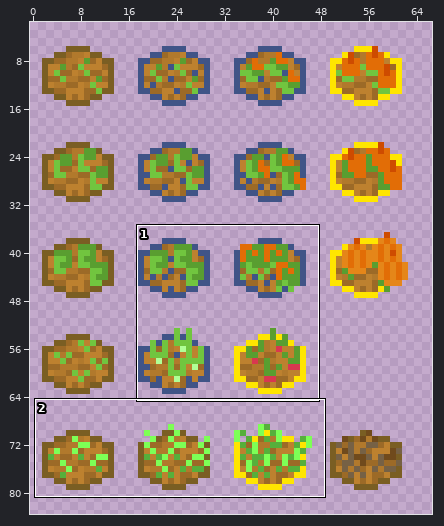
Edited in one commit: sprite sheet (Assets/Graphics/Sprites/Tiles/cropTiles2.png). The first picture is a wide view before the edit; the outline marks the close-up.
Close-up. Old version:
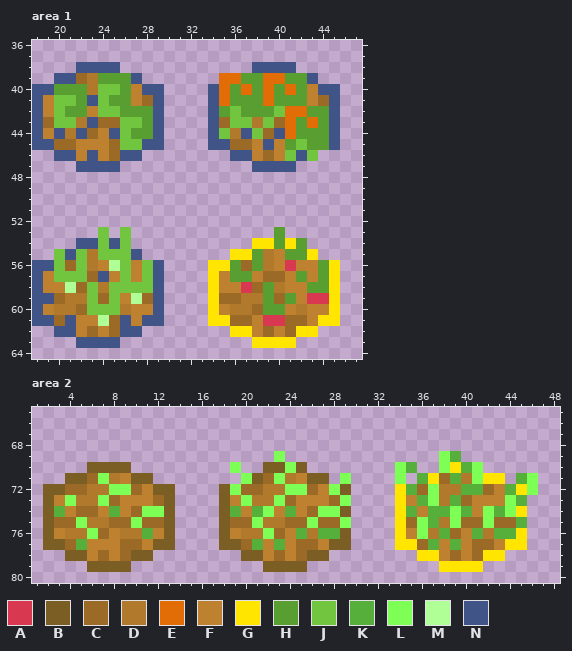
The file is 128x256 pixels. Colours within 5 levels of each other are drawn and written as one. Shown: area 1: x 18..47, y 36..64; area 2: x 1..48, y 65..80. The wide view leaves out empty margins. The commit also changed other parts of the picture, which this record leaves out.
Palette (. is transparent): A #d83850  B #7a5e23  C #9c6a27  D #b1792c  E #e26d06  F #bd812f  G #ffe500  H #599e30  J #71c53f  K #56af3b  L #7dff56  M #b0ff96  N #405487
Pixels before, area 1, first column x 18:
38 ....NNNN............NNNN....
39 ..NNCDHHHN.......EEHHEEHHN..
40 NNHHHDJJHFNN....NEHEHEHEHFNN
41 NFJJHNJHHFCN....NEHHHEHHHFCN
42 NFJHHFJJHHHN....NHJHHHJEEHHN
43 NCJJDNCCJJHN....NCJJDJCEHEHN
44 NFNDNCFNJHHN....NJDNJCNEHHHN
45 NNCCFFFCJJNN....NNCCFNFHJHHN
46 ..NNFNFCNN........NNFCFJNJ..
47 ....NNNN............NNNN....
48 ............................
49 ............................
50 ............................
51 ............................
52 ............................
53 ......J.J.............H.....
54 ....NNJNJ...........GGHGH...
55 ..JNJDJJJN........GGHDFHHG..
56 NNJCJDFMJFJN....GGHCHDFAFFHG
57 NFJJJCNFJFJN....GFHHFCCFHFHG
58 NFFMCJDJJJJN....GFFACHDFFHHG
59 NNCDDJCJFMCN....GCCDDHCHFAAG
60 NFDDCJJJDFFN....GFDDCHHFDFFG
61 NNCNFFMCNFNN....GGCCFAACCFGG
62 ..NNFCFCNN........GGFCFCGG..
63 ....NNNN............GGGG....
Pixels before, area 2, first column x 2:
69 .....................L..............LK.......
70 ....BBBB.........L..BBLB........LK..LGKL.....
71 ..BBCLDFBB........LBCLDFBB.L....L.KGCKDLGG.KL
72 BBCCDDLLCFBB....BLCCDDLLCFLB....GKCLDDKKCFKGL
73 BFLDDLCFFFCB....BFLDDLCFFFCL....GFKLDKCFFFLK.
74 BKFCCFKFCLLB....BKFKLFKFCLLB....GKFKKLKFLKLG.
75 BCCLDDCCLCCB....BCCLDDCCLCCL....GCLKDLCCLCCK.
76 BFDDLCFDDKFB....BFDDLCFKDKKB....GFLDKCFKDKKG.
77 BBCKFFFCCFBB....BBCKFKFCCFBB....GGCKFKFCCFGG.
78 ..BBFCFCBB........BBFCFCBB........GGFCFCGG...
79 ....BBBB............BBBB............GGGG.....
And afterwards:
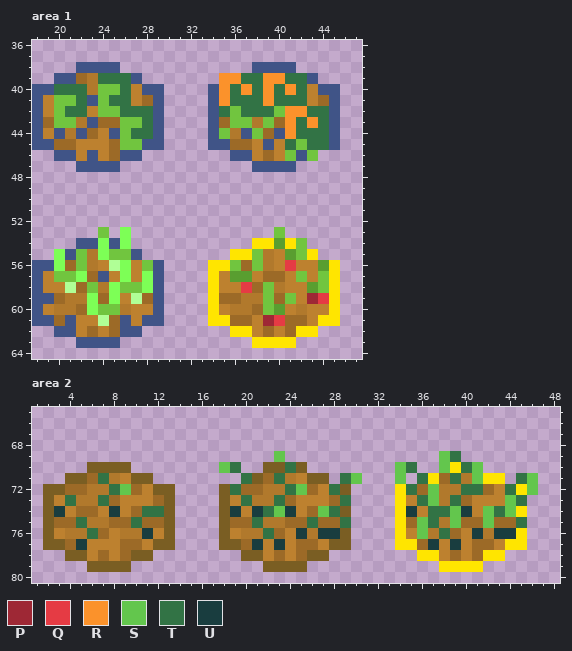
Colours new in this view: P #9e2835  Q #e53b44  R #fb922b  S #63c64d  T #327345  U #193d3f
Edits made:
Changed rows in their new state; - is an unchanged pixel.
Area 1:
first column x 20:
39 ----TTT--------RRTTRRTT--
40 TTT---T--------RTRTRTRT--
41 --T--TT--------RTTTRTTT--
42 -TT---TTT------T-TTT-RRTT
43 --------T------------RTRT
44 -------TT------------RTTT
45 ---------------------T-TT
first column x 20:
53 ------L-------------J----
54 ----L-L---------------J--
55 L---L-------------J---J--
56 L-----L---------J-J--Q---
57 --L---L-L-------------J-J
58 -----L--L--------Q-J----J
59 ---L-L-------------J-J-PQ
60 ---L---------------J-----
61 -------------------PQ----
Area 2:
first column x 3:
69 --------------------S--------------ST-------
70 ---------------ST----T---------ST--S-TS-----
71 ----T------------T--T-----TS---S-T--T-S---TS
72 -----TS---------T----TS--T------T-S--TT--T-S
73 -T--T------------T--T-----T------TS-T----ST-
74 U----U--TT------U-UTSU--ST------U-TTSU-STS--
75 --T----T----------T----T--T------ST-S--S--T-
76 ---T----U----------T--U-UU-------S-T--U-UU--
77 --U---------------U-U-------------U-U-------
Pixel boxes of the changes (left, top, right, bottom) in both close-ups:
changed: (54, 73, 153, 139)
changed: (219, 73, 329, 150)
changed: (54, 227, 153, 315)
changed: (230, 227, 329, 326)
changed: (219, 451, 362, 550)
changed: (395, 451, 538, 550)
changed: (54, 473, 164, 550)
